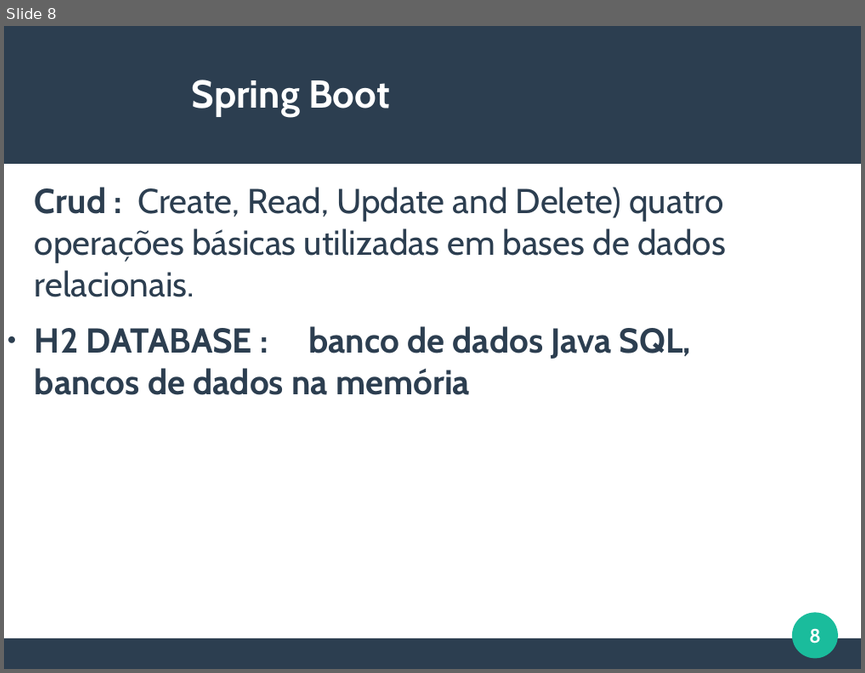
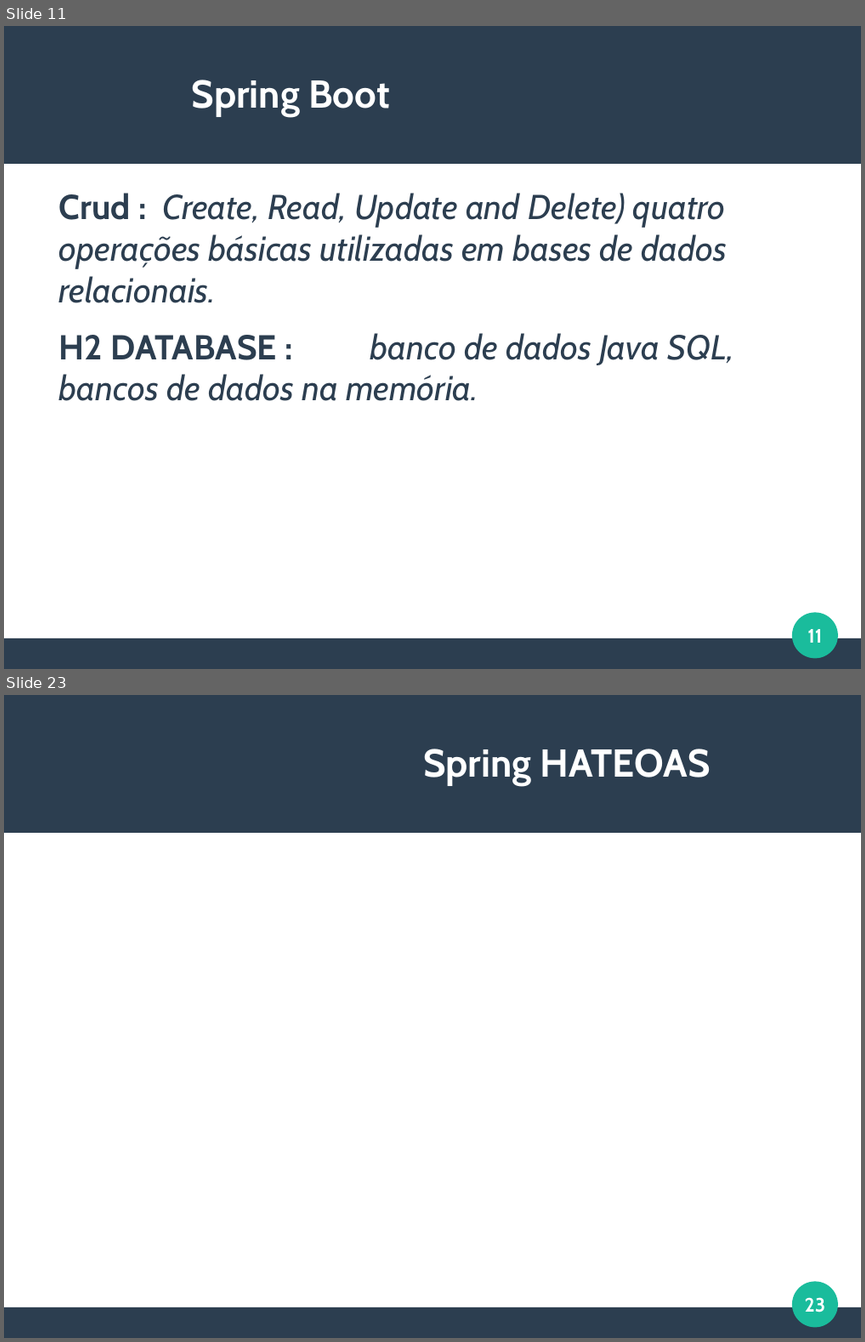
Before and after one commit to viniciusFortti/test, a slide deck: Apresentação/QuartaApresentacaoSpring.odp. Shown one above the other, each under a label of ours: slide 8 before the commit, slides 11 and 23 after it; the slides between them are not shown. The pictures are 865x673 and 865x1342 pixels, drawn with LibreOffice and Linux fonts; fonts in the diff are those of the drawing. Boxes give left, top, right and bottom in pixels: in the first picture for what was removed or moved away, otherwise in the second. Text is boxed around its words. In the diff, an @@ line names an element or a change of style, - is before the commit and + after.

```diff
--- a/Apresentação/QuartaApresentacaoSpring.odp
+++ b/Apresentação/QuartaApresentacaoSpring.odp
@@ slide 23 added at (4, 695, 861, 1338), background #FFFFFF; not listed: 3 template elements that a slide beside it also shows @@
@@ title added at (423, 749, 710, 786), 36 pt, text #FFFFFF, bold @@
+Spring HATEOAS
@@ page number added at (805, 1297, 825, 1312), 18 pt, text #FFFFFF, bold @@
+23
@@ what was slide 8 is now slide 11 @@
@@ slide 11 changed as well @@
@@ text "Crud : Create, Read, Update ...": place and size @@
-text "Crud : Create, Read, Update ..." at (35, 187, 726, 395)
+text "Crud : Create, Read, Update ..." at (59, 193, 733, 401)
@@ text at (59, 193, 727, 303): italic on in "Create, Read, Update and Delete) quatro operações ..." @@
@@ text at (59, 333, 733, 401): text changed; bold off; italic on @@
-● H2 DATABASE : banco de dados Java SQL, bancos de dados na memória
+H2 DATABASE : banco de dados Java SQL, bancos de dados na memória.
@@ page number at (807, 629, 822, 642): text changed @@
-8
+11
```
Also in this commit, not shown: 2 other slides changed, 14 other slides added.
